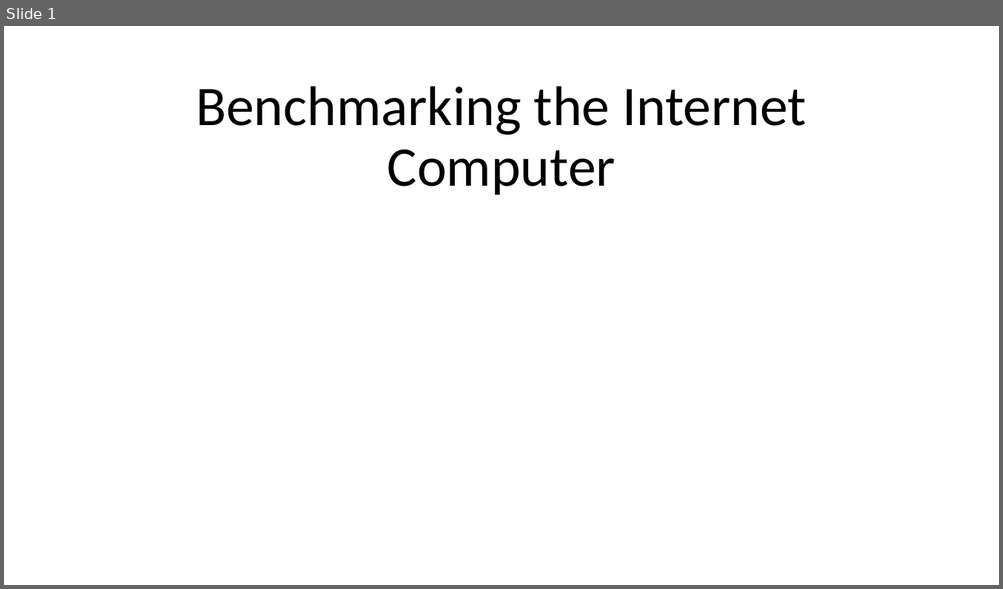
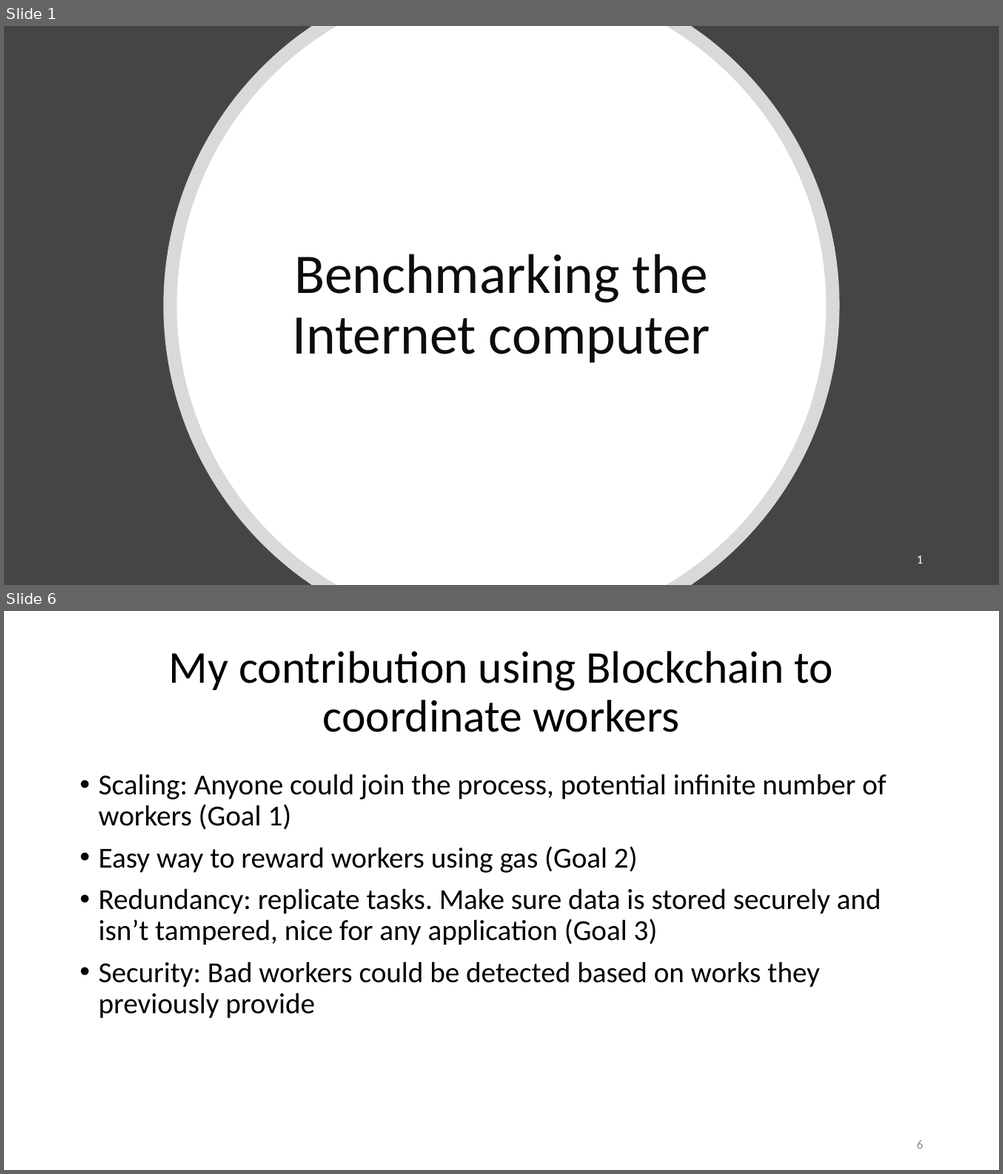
Before and after one commit to douglasbouchet/ML_on_blockchain, a slide deck: Presentation.pptx. Shown one above the other, each under a label of ours: slide 1 before the commit, slides 1 and 6 after it; the slides between them are not shown. The pictures are 1003x589 and 1003x1174 pixels, drawn with LibreOffice and Linux fonts; fonts in the diff are those of the drawing. Boxes give left, top, right and bottom in pixels: in the first picture for what was removed or moved away, otherwise in the second. Text is boxed around its words. In the diff, an @@ line names an element or a change of style, - is before the commit and + after.

```diff
--- a/Presentation.pptx
+++ b/Presentation.pptx
@@ slide 6 added at (x1=4, y1=611, x2=999, y2=1170), background #FFFFFF @@
@@ title added at (x1=169, y1=651, x2=833, y2=732), 44 pt, text #000000 @@
+My contribution using Blockchain to coordinate workers
@@ text added at (x1=99, y1=774, x2=886, y2=1019), 28 pt, text #000000 @@
+• Scaling: Anyone could join the process, potential infinite number of workers (Goal 1)
+• Easy way to reward workers using gas (Goal 2)
+• Redundancy: replicate tasks. Make sure data is stored securely and isn’t tampered, nice for any application (Goal 3)
+• Security: Bad workers could be detected based on works they previously provide
@@ page number added at (x1=916, y1=1141, x2=922, y2=1149), 12 pt, text #8C8C8C @@
+6
@@ slide 1 changed as well @@
@@ background #FFFFFF to #454545 @@
@@ freeform shape added at (x1=164, y1=26, x2=839, y2=585), fill #FFFFFF at 80% opacity @@
@@ freeform shape added at (x1=177, y1=26, x2=826, y2=585), fill #FFFFFF @@
@@ title "Benchmarking the Internet computer" at (x1=292, y1=254, x2=710, y2=363): vertical alignment bottom to middle @@
@@ title at (x1=292, y1=254, x2=710, y2=363): text changed; text colour #000000 to #0D0D0D @@
-Benchmarking the Internet Computer
+Benchmarking the Internet computer
@@ page number added at (x1=916, y1=556, x2=922, y2=564), 12 pt, text #FFFFFF @@
+1
```
Also in this commit, not shown: 13 other slides added, 14 slides removed, 10 other files.
